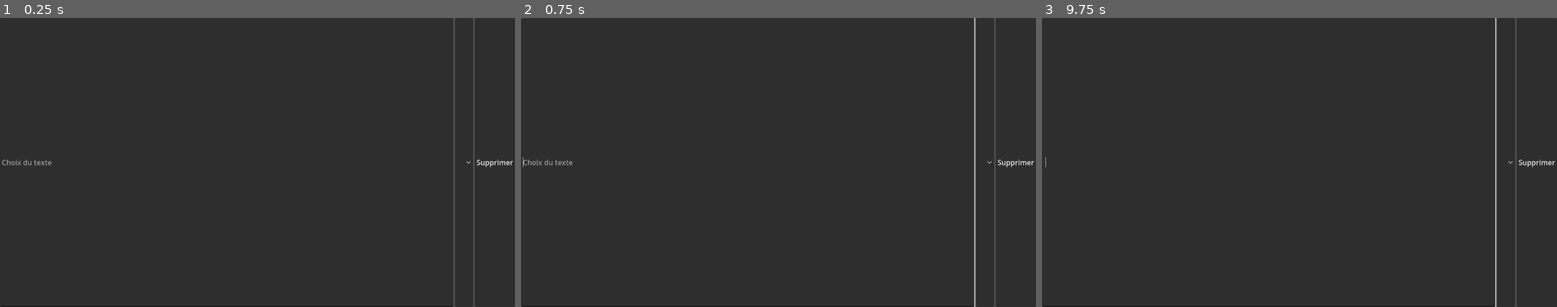
Above: before the commit, frames 1-3 (left to right).
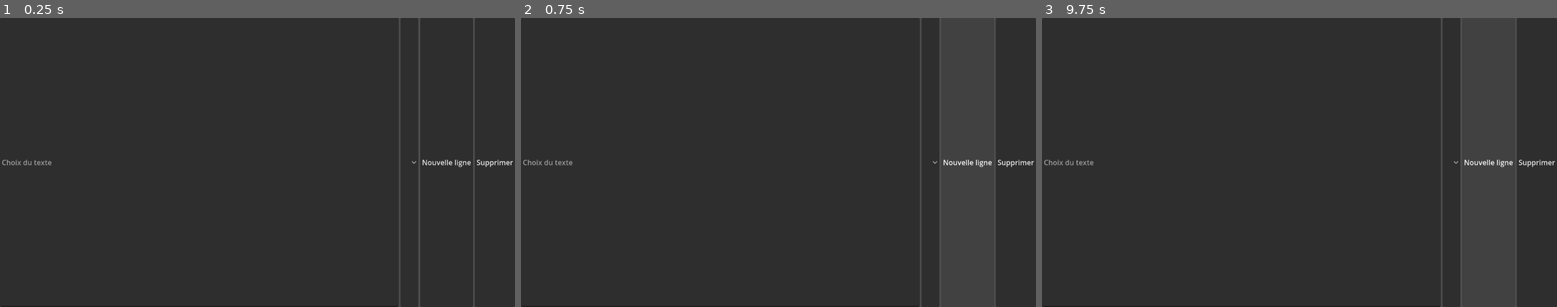
Above: after the commit, the same moments.

Repository: BaptisteKara90/dating-sim
Game: Godot game, scene res://tools/dialogue_editor/components/ChoiceRow.tscn
The game is run twice, just before and just after one commit, with the same random seed, the same clock (stepped at 60 frames per second) and the same inputs. This scene is started directly instead of the project's main scene.
Inputs (mouse positions are in pixels of both pictures, inside the frame that each line leads up to; where the layout moved, square brackets give the same spot in the first picture):
- Up to frame 1 (0.25 s): no input
- Up to frame 2 (0.75 s): click (969, 162) at 0.5 s, where only the run after the commit has a clickable "Nouvelle ligne"
- Up to frame 3 (9.75 s): click (1490, 162) at 1.25 s, where only the run after the commit has a clickable "Nouvelle ligne"; click (1454, 162) [1505, 162] at 2 s; click "Supprimer" at 2.75 s; click (1454, 162) [1505, 162] at 3.5 s; click "Supprimer" at 4.25 s; click (1454, 162) [1505, 162] at 5 s; click "Supprimer" at 5.75 s; click (1490, 162) at 6.5 s, where only the run after the commit has a clickable "Nouvelle ligne"; tap Enter at 7.25, 8.75 s; tap Space at 8, 9.5 s

The runs differ from the first frame. In frame 1, 1.0% of the frame differs, in the area x 77-92%, y 0-100%; in frame 2, 1.0%; in frame 3, 1.1%, in the area x 0-92%, y 0-100%.

Commit message:
feature/add new dialog when creation of choices

Diff:
--- a/data/dialogues/bal.json
+++ b/data/dialogues/bal.json
@@ -9,16 +9,16 @@
 	{
 		"id": "bal_02",
 		"speaker": "lord_ashford",
-		"text": "Si je peux me permettre... comment trouvez vous la vie à LIEU ETRANGE ,",
+		"text": "Si je peux me permettre... comment trouvez vous la vie à Paris",
 		"emotion": "neutral",
 		"choices": [
 			{
 				"text": "Euh, je... euh...bof ????",
-				"next": "bal_02.1"
+				"next": "bal_02"
 			},
 			{
 				"text": "Merveilleux !!",
-				"next": "bal_02.2"
+				"next": "bal_02"
 			}
 		]
 	}
--- a/data/dialogues/intro.json
+++ b/data/dialogues/intro.json
@@ -1,40 +1,41 @@
 [
-  {
-	"id": "intro_01",
-	"speaker": "Narrateur",
-	"text": "Londres, 1889. La pluie frappe les vitres du manoir Blackwood.",
-	"next": "intro_02"
-  },
-  {
-	"id": "intro_02",
-	"speaker": "Lady Eleanor",
-	"text": "Vous êtes enfin arrivé. Je commençais à croire que vous aviez changé d'avis.",
-	"choices": [
-	  {
-		"text": "Je n'aurais manqué cette invitation pour rien au monde.",
-		"next": "intro_02.1"
-	  },
-	  {
-		"text": "J'ai hésité, je l'avoue.",
-		"next": "intro_02.2"
-	  }
-	]
-  },
-  {
-	"id": "intro_02.1",
-	"speaker": "Lady Eleanor",
-	"text": "Voilà une réponse fort élégante.",
-	"next": "intro_end"
-  },
-  {
-	"id": "intro_02.2",
-	"speaker": "Lady Eleanor",
-	"text": "L'honnêteté est rare dans cette maison. Je l'apprécie.",
-	"next": "intro_end"
-  },
-  {
-	"id": "intro_end",
-	"speaker": "Narrateur",
-	"text": "La soirée ne fait que commencer."
-  }
+	{
+		"id": "intro_01",
+		"speaker": "Narrateur",
+		"text": "Londres, 1889. La pluie frappe les vitres du manoir Blackwood.",
+		"next": "intro_02"
+	},
+	{
+		"id": "intro_02",
+		"speaker": "Lady Eleanor",
+		"text": "Vous êtes enfin arrivé. Je commençais à croire que vous aviez changé d'avis.",
+		"choices": [
+			{
+				"text": "Je n'aurais manqué cette invitation pour rien au monde.",
+				"next": "intro_02.1"
+			},
+			{
+				"text": "J'ai hésité, je l'avoue.",
+				"next": "intro_02.2"
+			}
+		]
+	},
+	{
+		"id": "intro_02.1",
+		"speaker": "Lady Eleanor",
+		"text": "Voilà une réponse fort élégante.",
+		"next": "intro_end"
+	},
+	{
+		"id": "intro_02.2",
+		"speaker": "Lady Eleanor",
+		"text": "L'honnêteté est rare dans cette maison. Je l'apprécie.",
+		"next": "intro_end"
+	},
+	{
+		"id": "intro_end",
+		"speaker": "narrator",
+		"text": "La soirée ne fait que commencerr.",
+		"emotion": "neutral"
+	}
 ]
--- a/tools/dialogue_editor/DialogueEditor.gd
+++ b/tools/dialogue_editor/DialogueEditor.gd
@@ -401,12 +401,107 @@
 	row.remove_requested.connect(_on_choice_remove_requested)
 	choices_container.add_child(row)
 
+	row.create_target_requested.connect(_on_choice_create_target_requested)
+
 	row.configure(
 		_get_existing_line_ids(),
 		choice_text,
 		target_line_id
 	)
 
+func _on_choice_create_target_requested(
+	row: ChoiceRowScript
+) -> void:
+	var dialogue_name: String = (
+		dialogue_name_input.text.strip_edges()
+	)
+
+	if dialogue_name.is_empty():
+		_set_status(
+			"Donne d'abord un nom au dialogue."
+		)
+		return
+
+	var new_line_id: String = _generate_new_line_id(
+		dialogue_name
+	)
+
+	if new_line_id.is_empty():
+		_set_status(
+			"Impossible de générer la nouvelle ligne."
+		)
+		return
+
+	var new_line: Dictionary = {
+		"id": new_line_id,
+		"speaker": "narrator",
+		"text": ""
+	}
+
+	dialogue_lines.append(new_line)
+
+	_refresh_lines_list()
+	_refresh_all_choice_targets()
+
+	row.select_target(new_line_id)
+
+	var new_line_index: int = dialogue_lines.size() - 1
+	lines_list.select(new_line_index)
+
+	_on_line_selected(new_line_index)
+
+	_set_status(
+		"Nouvelle ligne créée : " + new_line_id
+	)
+
+func _generate_new_line_id(
+	dialogue_name: String
+) -> String:
+	var line_number: int = dialogue_lines.size() + 1
+
+	var generated_id: String = (
+		id_generator.generate_line_id(
+			dialogue_name,
+			line_number
+		)
+	)
+
+	while validator.line_id_exists(
+		dialogue_lines,
+		generated_id
+	):
+		line_number += 1
+
+		generated_id = (
+			id_generator.generate_line_id(
+				dialogue_name,
+				line_number
+			)
+		)
+
+	return generated_id
+
+func _refresh_all_choice_targets() -> void:
+	var line_ids: Array[String] = (
+		_get_existing_line_ids()
+	)
+
+	for child: Node in choices_container.get_children():
+		if child is not ChoiceRowScript:
+			continue
+
+		var row: ChoiceRowScript = (
+			child as ChoiceRowScript
+		)
+
+		var current_target: String = (
+			row.get_target_line_id()
+		)
+
+		row.set_available_targets(
+			line_ids,
+			current_target
+		)
 
 func _on_choice_remove_requested(row: HBoxContainer) -> void:
 	row.queue_free()
--- a/tools/dialogue_editor/components/ChoiceRow.gd
+++ b/tools/dialogue_editor/components/ChoiceRow.gd
@@ -1,15 +1,18 @@
 extends HBoxContainer
 
 signal remove_requested(row: HBoxContainer)
+signal create_target_requested(row: HBoxContainer)
 
 @onready var choice_text_input: LineEdit = %ChoiceTextInput
 @onready var target_line_select: OptionButton = %TargetLineSelect
+@onready var create_target_button: Button = %CreateTargetButton
 @onready var remove_button: Button = %RemoveButton
 
 
 func _ready() -> void:
-	remove_button.pressed.connect(
-		_on_remove_button_pressed
+	remove_button.pressed.connect(_on_remove_button_pressed)
+	create_target_button.pressed.connect(
+		_on_create_target_button_pressed
 	)
 
 
@@ -19,27 +22,41 @@
 	target_line_id: String = ""
 ) -> void:
 	choice_text_input.text = choice_text
+
+	set_available_targets(
+		line_ids,
+		target_line_id
+	)
+
+
+func set_available_targets(
+	line_ids: Array[String],
+	selected_target_id: String = ""
+) -> void:
 	target_line_select.clear()
-
-	target_line_select.add_item(
-		"— Sélectionner une destination —"
-	)
-	target_line_select.set_item_metadata(0, "")
 
 	for line_id: String in line_ids:
 		target_line_select.add_item(line_id)
 
-		var item_index: int = (
-			target_line_select.item_count - 1
-		)
-
+		var index: int = target_line_select.item_count - 1
 		target_line_select.set_item_metadata(
-			item_index,
+			index,
 			line_id
 		)
 
-		if line_id == target_line_id:
-			target_line_select.select(item_index)
+		if line_id == selected_target_id:
+			target_line_select.select(index)
+
+
+func select_target(target_line_id: String) -> void:
+	for index: int in range(target_line_select.item_count):
+		var item_id: String = str(
+			target_line_select.get_item_metadata(index)
+		)
+
+		if item_id == target_line_id:
+			target_line_select.select(index)
+			return
 
 
 func get_choice_text() -> String:
@@ -47,10 +64,17 @@
 
 
 func get_target_line_id() -> String:
+	if target_line_select.selected < 0:
+		return ""
+
 	return str(
 		target_line_select.get_selected_metadata()
 	)
 
 
+func _on_create_target_button_pressed() -> void:
+	create_target_requested.emit(self)
+
+
 func _on_remove_button_pressed() -> void:
 	remove_requested.emit(self)
--- a/tools/dialogue_editor/components/ChoiceRow.tscn
+++ b/tools/dialogue_editor/components/ChoiceRow.tscn
@@ -17,7 +17,13 @@
 placeholder_text = "Choix du texte"
 
 [node name="TargetLineSelect" type="OptionButton" parent="." unique_id=92464258]
+unique_name_in_owner = true
 layout_mode = 2
+
+[node name="CreateTargetButton" type="Button" parent="." unique_id=646656248]
+unique_name_in_owner = true
+layout_mode = 2
+text = "Nouvelle ligne"
 
 [node name="RemoveButton" type="Button" parent="." unique_id=1757870551]
 unique_name_in_owner = true
